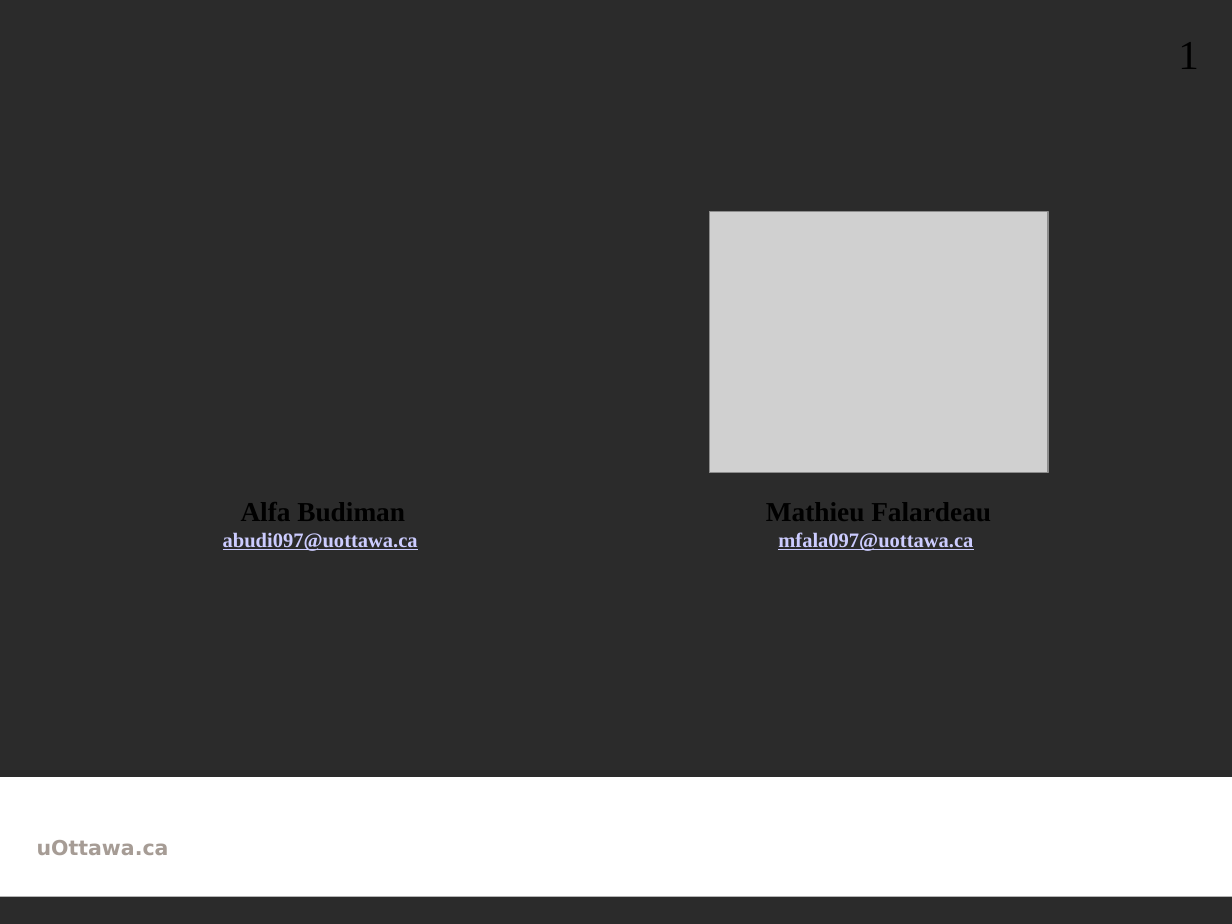
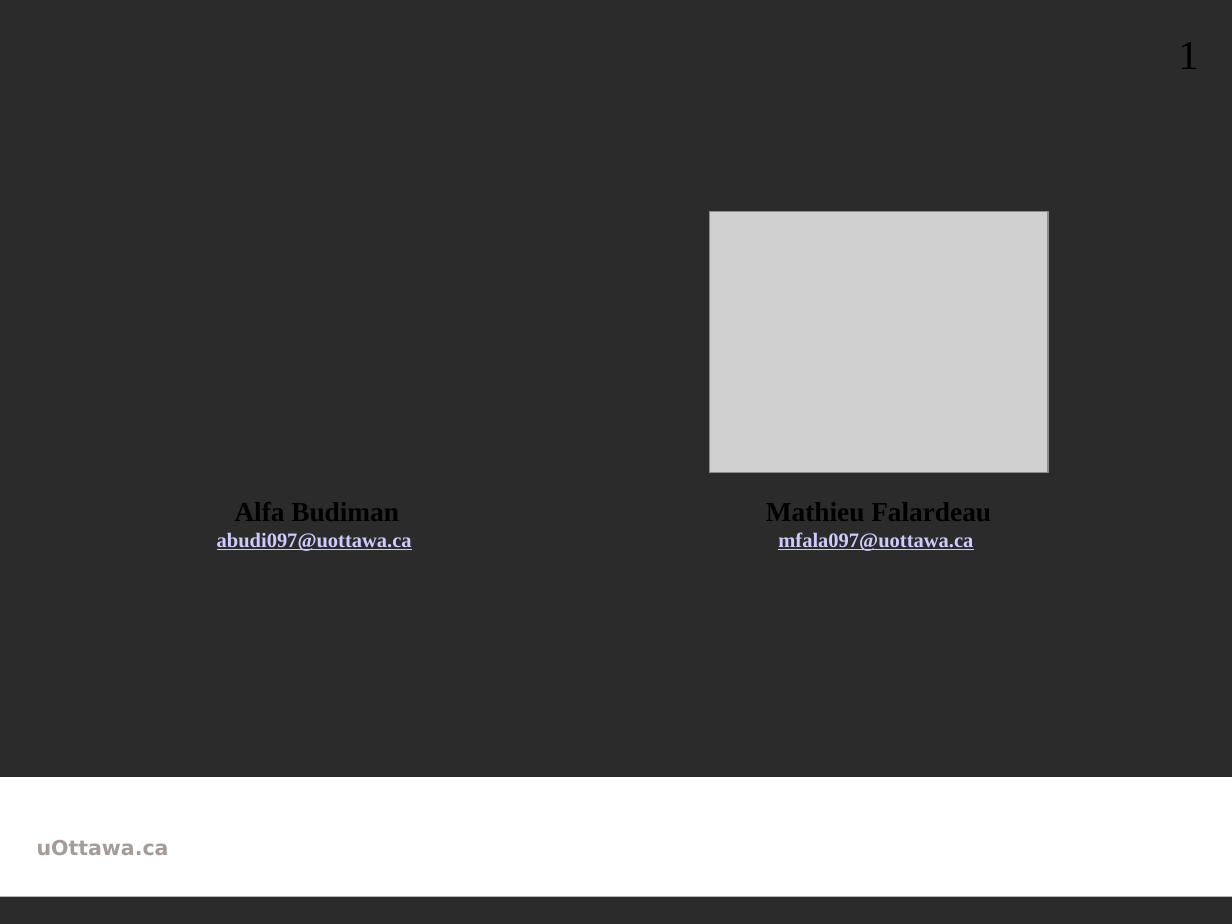
Before and after one commit to iGNSS/ELG5163_project, a slide deck: slide 2 of project presentation/ELG5163_AB_MF_Project Presentation.pptx. Drawn at 1232x924 pixels with LibreOffice and Linux fonts; fonts in the diff are those of the drawing; grey boxes stand for pictures; background and template pictures are left out; a plain dark background stands for a picture behind light text. Boxes give left, top, right and bottom in pixels: in the first picture for what was removed or moved away, otherwise in the second. Text is boxed around its words. In the diff, an @@ line names an element or a change of style, - is before the commit and + after.

```diff
--- a/project presentation/ELG5163_AB_MF_Project Presentation.pptx
+++ b/project presentation/ELG5163_AB_MF_Project Presentation.pptx
@@ text "Alfa Budiman abudi097@uottawa.ca": place and size @@
-text "Alfa Budiman abudi097@uottawa.ca" at [223,502,418,551]
+text "Alfa Budiman abudi097@uottawa.ca" at [217,502,412,551]
```
Also in this commit, not shown: 1 other slide changed, 1 slide added, 1 slide removed.
